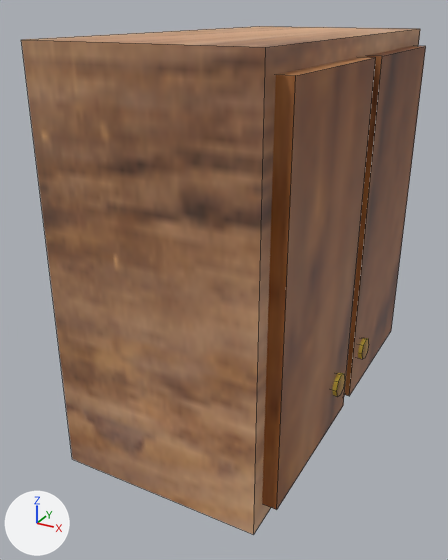
Two versions of the FBX model Assets/Scenes/Models/Furniture/Dollhouse Furniture Kit/Kitchen/KitchenCabinet.fbx, one commit apart.
Rendered twice from a 50 mm lens placed at (-3.313, -4.459, 2.348), pointed at (-3.92, -3.356, 1.796). Lighting does not change. The marker at lower left points along +X, +Y and +Z. Mesh edges are drawn as thin lines.
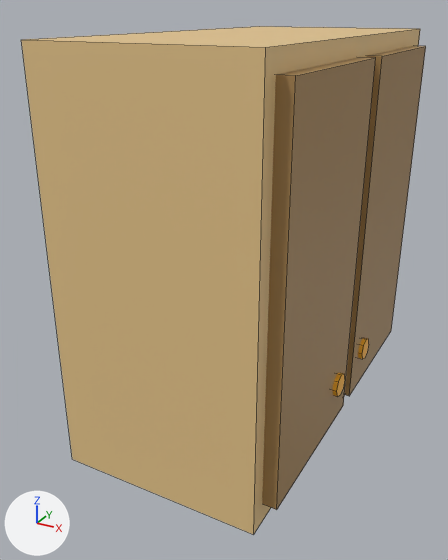
Where the newer file only moved an object's origin or applied its transform, the numbers keep the older frame.

Location of each change, [x1, y1, x2, y2] in pixels of the pictures (448 x 560 px):
'Cube.020', recoloured
    both: [21, 26, 420, 535]
part 1 of me_cube_034, recoloured
    both: [262, 57, 375, 510]
part 2 of me_cube_035, recoloured
    both: [344, 46, 426, 396]

The change, as a list of edits to the scene's bpy script:
```text
Add mat_darkwood_002:
    mat_darkwood_002 = principled_material('DarkWood.002')
    mat_darkwood_002.base_color = (0.388, 0.234, 0.0857)  # brown #a78553
Add mat_lightwood_003:
    mat_lightwood_003 = principled_material('LightWood.003')
    mat_lightwood_003.base_color = (0.8, 0.566, 0.258)  # beige #e7c68b
Change me_cube_033:
    where me_cube_033.from_pydata(...)  # 8 vertices, 6 faces; spans x -4.091..-3.67, y -3.701..-2.848, z 1.484..2.302
    remove me_cube_033.materials.append(mat_lightwood)  # picture img_lightwood_png
    add me_cube_033.materials.append(mat_lightwood_003)  # beige #e7c68b
Change me_cube_034:
    where me_cube_034.from_pydata(...)  # 8 vertices, 6 faces; spans x -3.72..-3.641, y -3.668..-3.306, z 1.528..2.266
    used by ob_cube_021; location = (0.0, 0.0, 0.0)
    me_cube_034 part 1: 6 faces spanning x -3.72..-3.641, y -3.668..-3.306, z 1.528..2.266 switch from mat_darkwood (picture img_mediumwood_png) to mat_darkwood_002 (brown #a78553)
Change me_cube_035:
    where me_cube_035.from_pydata(...)  # 8 vertices, 6 faces; spans x -3.72..-3.641, y -3.264..-2.902, z 1.528..2.266
    used by ob_cube_022; location = (0.0, 0.0, 0.0)
    me_cube_035 part 2: 6 faces spanning x -3.72..-3.641, y -3.264..-2.902, z 1.528..2.266 switch from mat_darkwood (picture img_mediumwood_png) to mat_darkwood_002 (brown #a78553)
```
